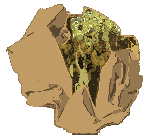
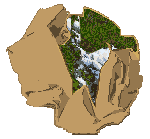
Layer changes from the first 150 x 139 image to the second:
added layer "ravine crossed" above "tower" over (59, 9, 137, 105)
added layer "tower" above "ravine" over (66, 9, 136, 105)
